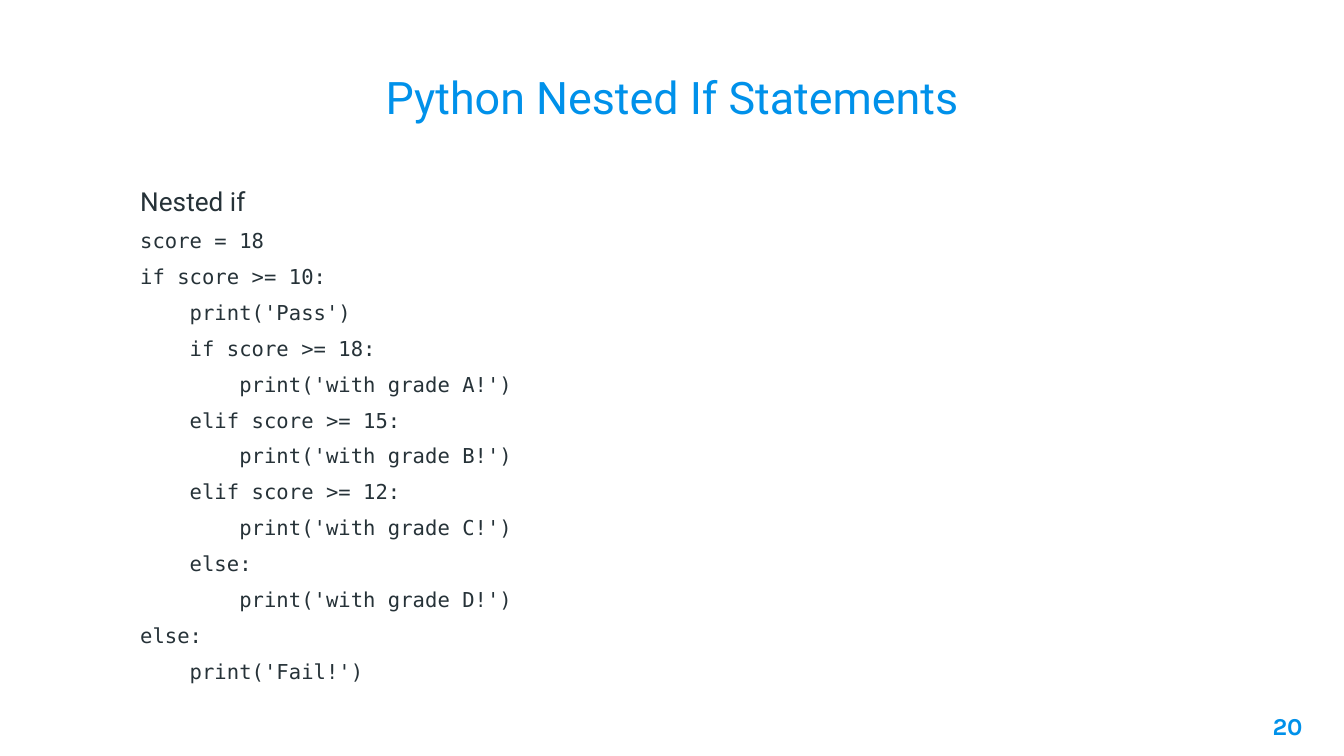
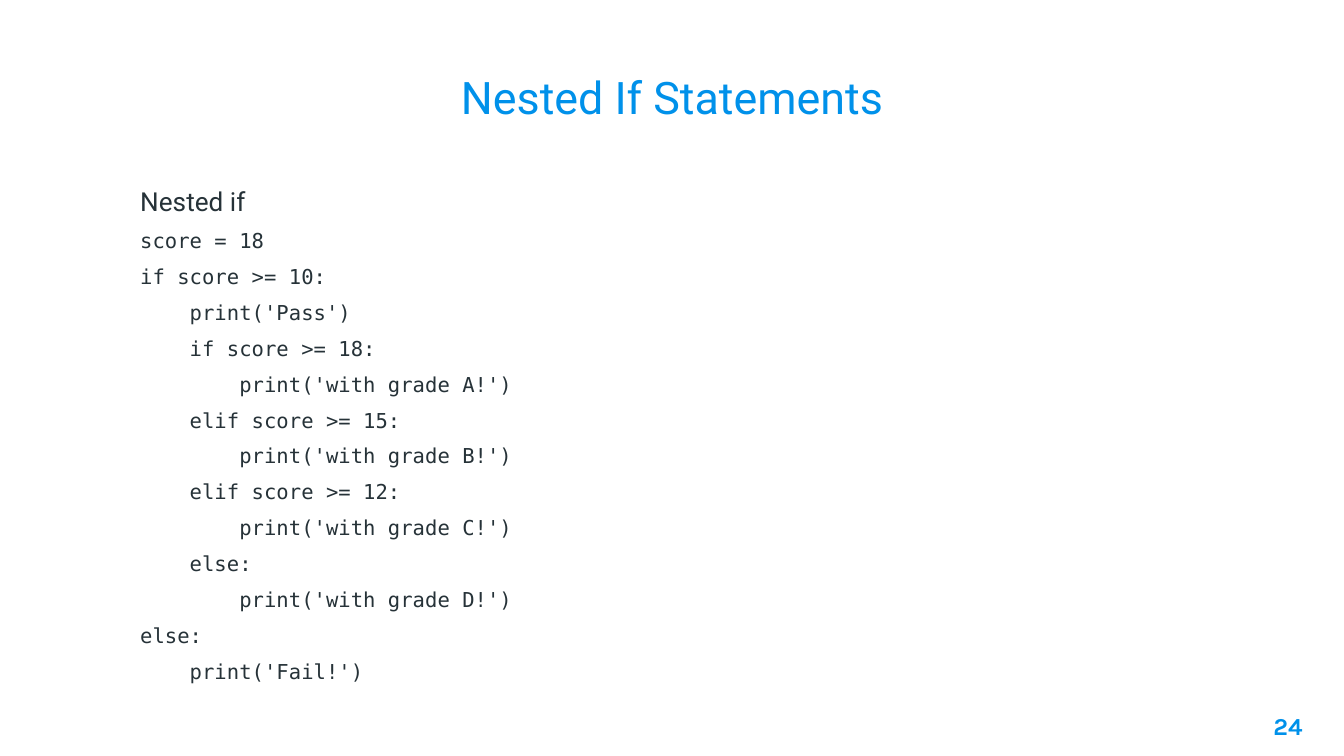
Before and after one commit to AleeRezaa/learn-python, a slide deck: slide 24 of Python.pptx (slide 20 before the commit). Drawn at 1344x756 pixels with LibreOffice and Linux fonts; fonts in the diff are those of the drawing; background and template pictures are left out. Boxes give left, top, right and bottom in pixels: in the first picture for what was removed or moved away, otherwise in the second. Text is boxed around its words. In the diff, an @@ line names an element or a change of style, - is before the commit and + after.

Commit message:
add git

```diff
--- a/Python.pptx
+++ b/Python.pptx
@@ title at [461,80,883,115]: text changed @@
-Python Nested If Statements
+Nested If Statements
@@ page number at [1273,719,1302,735]: text changed @@
-20
+24
```
Also in this commit, not shown: 35 other slides changed, 4 slides added, 1 slide removed.
